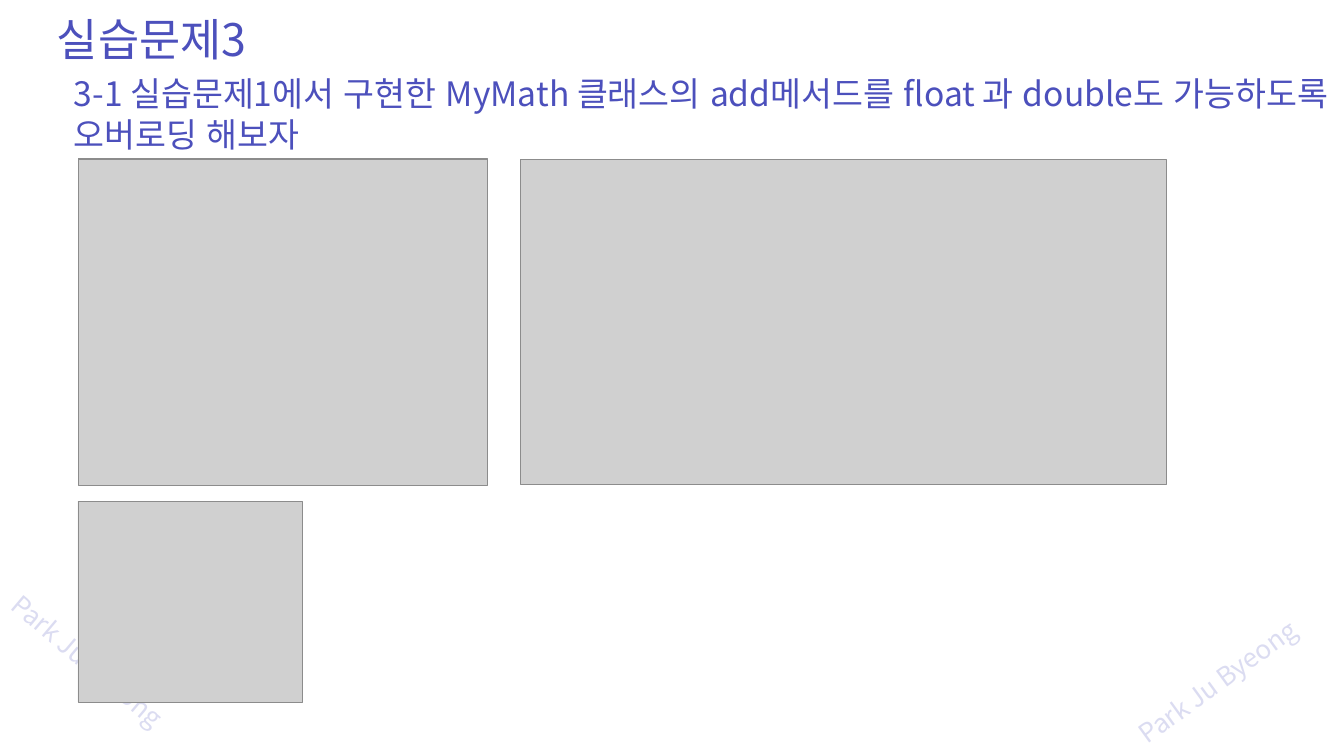
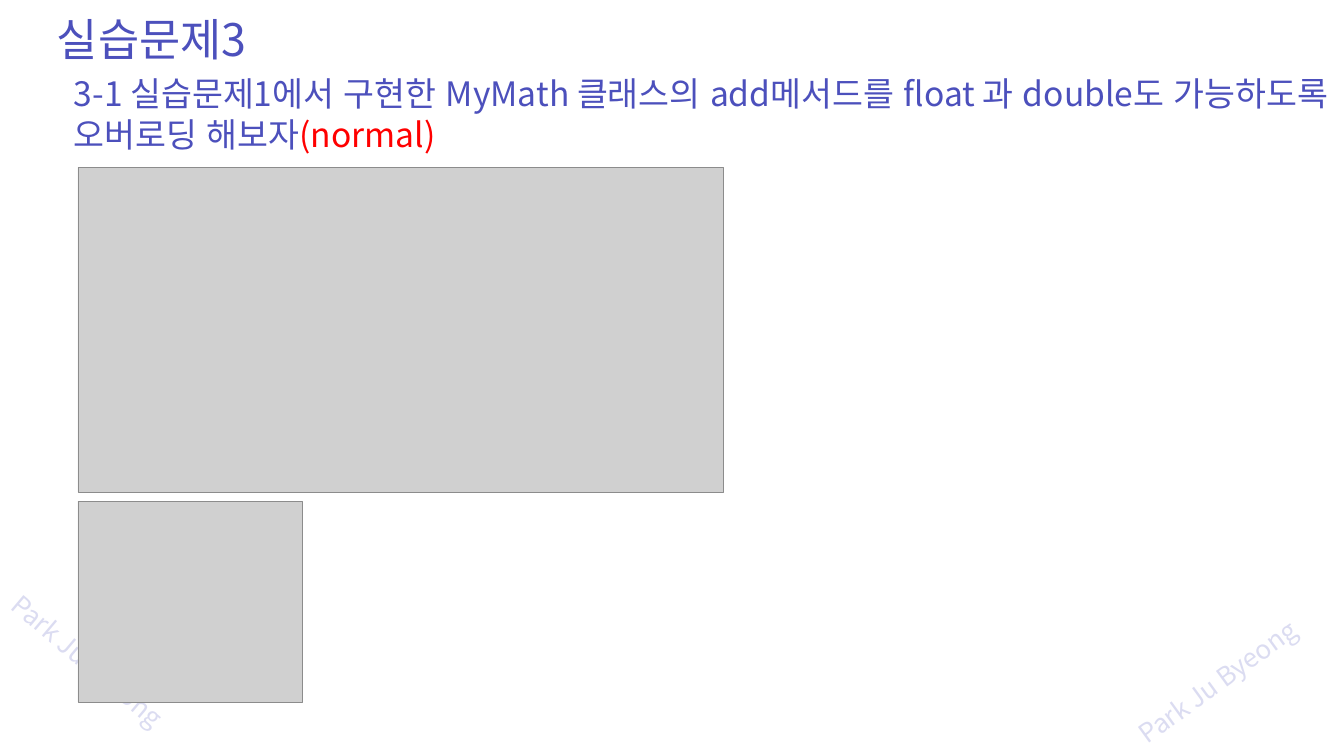
Before and after one commit to zest132/JavaLecture, a slide deck: slide 56 of JavaLecture/LectureFile/java 6강 객체지향.pptx (slide 55 before the commit). Drawn at 1344x756 pixels with LibreOffice and Linux fonts; fonts in the diff are those of the drawing; grey boxes stand for pictures. Boxes give left, top, right and bottom in pixels: in the first picture for what was removed or moved away, otherwise in the second. Text is boxed around its words. In the diff, an @@ line names an element or a change of style, - is before the commit and + after.

```diff
--- a/JavaLecture/LectureFile/java 6강 객체지향.pptx
+++ b/JavaLecture/LectureFile/java 6강 객체지향.pptx
@@ text at (74, 78, 1329, 154): text changed @@
-3-1 실습문제1에서 구현한 MyMath 클래스의 add메서드를 float 과 double도 가능하도록 오버로딩 해보자
+3-1 실습문제1에서 구현한 MyMath 클래스의 add메서드를 float 과 double도 가능하도록 오버로딩 해보자(normal)
@@ picture: place and size @@
-picture at (521, 160, 1167, 485)
+picture at (78, 167, 724, 492)
@@ picture removed at (79, 159, 488, 485) @@
@@ picture removed at (79, 160, 488, 486) @@
```
Also in this commit, not shown: 18 other slides changed, 4 slides added, 2 slides removed, 5 other files.
